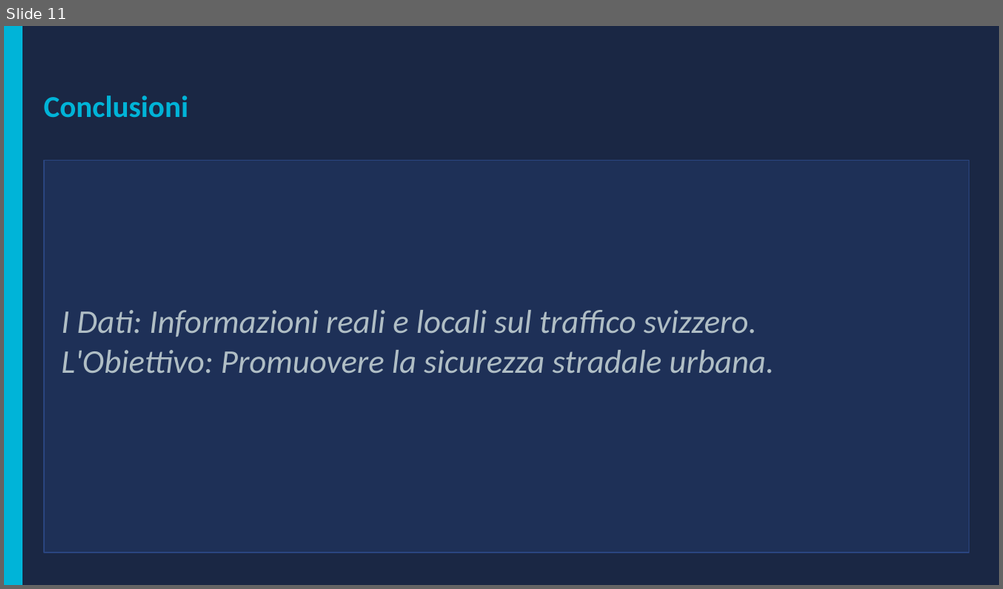
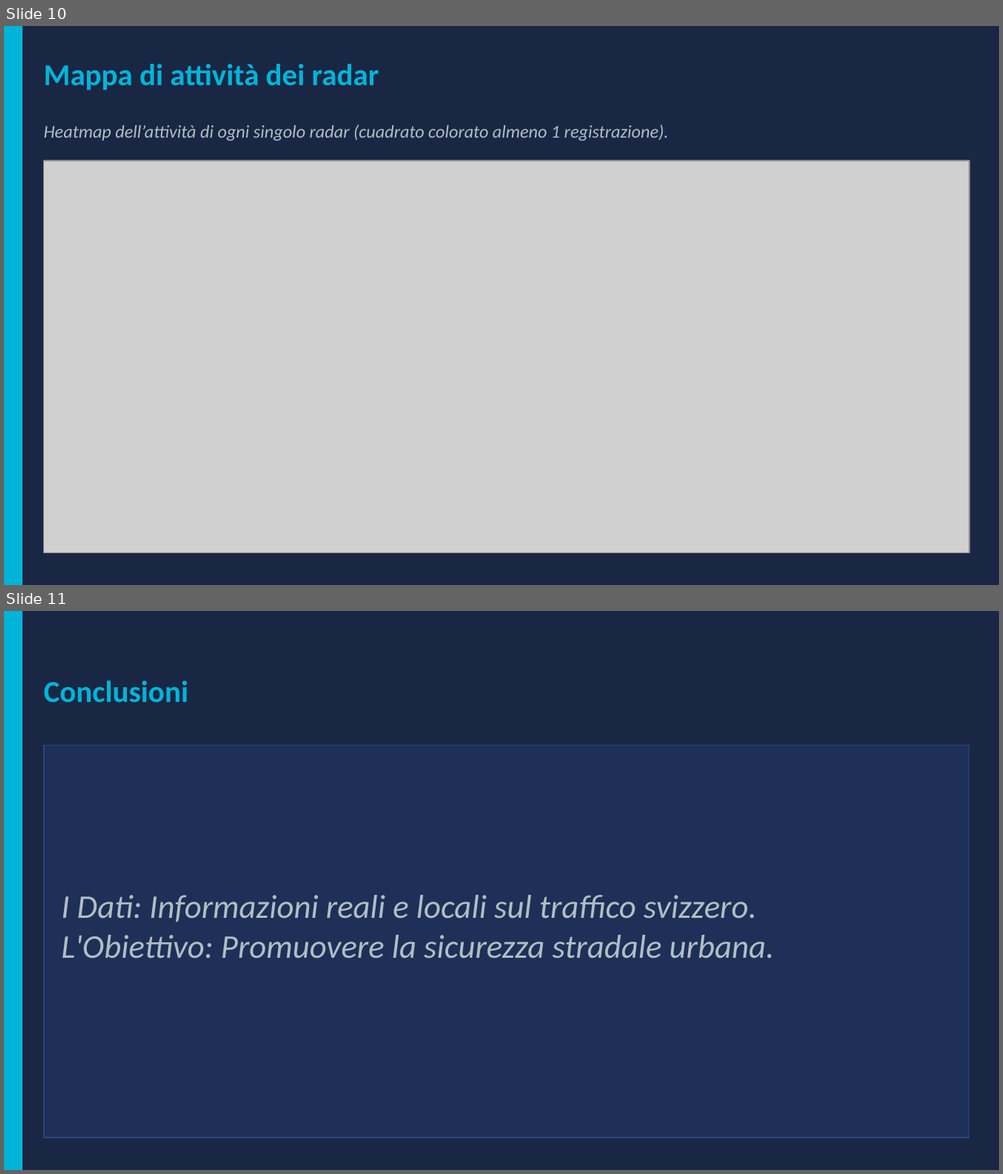
Before and after one commit to pezzandre/dataScience2, a slide deck: speed_monitoring.pptx. Shown one above the other, each under a label of ours: slide 11 before the commit, slides 10 and 11 after it. The pictures are 1003x589 and 1003x1174 pixels, drawn with LibreOffice and Linux fonts; fonts in the diff are those of the drawing; grey boxes stand for pictures. Boxes give left, top, right and bottom in pixels: in the first picture for what was removed or moved away, otherwise in the second. Text is boxed around its words. In the diff, an @@ line names an element or a change of style, - is before the commit and + after.

```diff
--- a/speed_monitoring.pptx
+++ b/speed_monitoring.pptx
@@ slide 10 added at <box>4,26,999,585</box>, background #1A2744 @@
@@ rectangle added at <box>4,26,22,585</box>, fill #00B4D8, outline #00B4D8 1 pt @@
@@ text added at <box>44,64,379,90</box>, 22 pt, text #00B4D8, bold @@
+Mappa di attività dei radar
@@ text added at <box>44,124,669,141</box>, 13 pt, text #B0BEC5, italic @@
+Heatmap dell’attività di ogni singolo radar (cuadrato colorato almeno 1 registrazione).
@@ rectangle added at <box>44,160,969,553</box>, fill #1E3057, outline #2A4580 1 pt @@
@@ picture added at <box>44,161,969,553</box> @@
```
Also in this commit, not shown: 3 slides changed, 1 other slide added, 2 slides removed.
